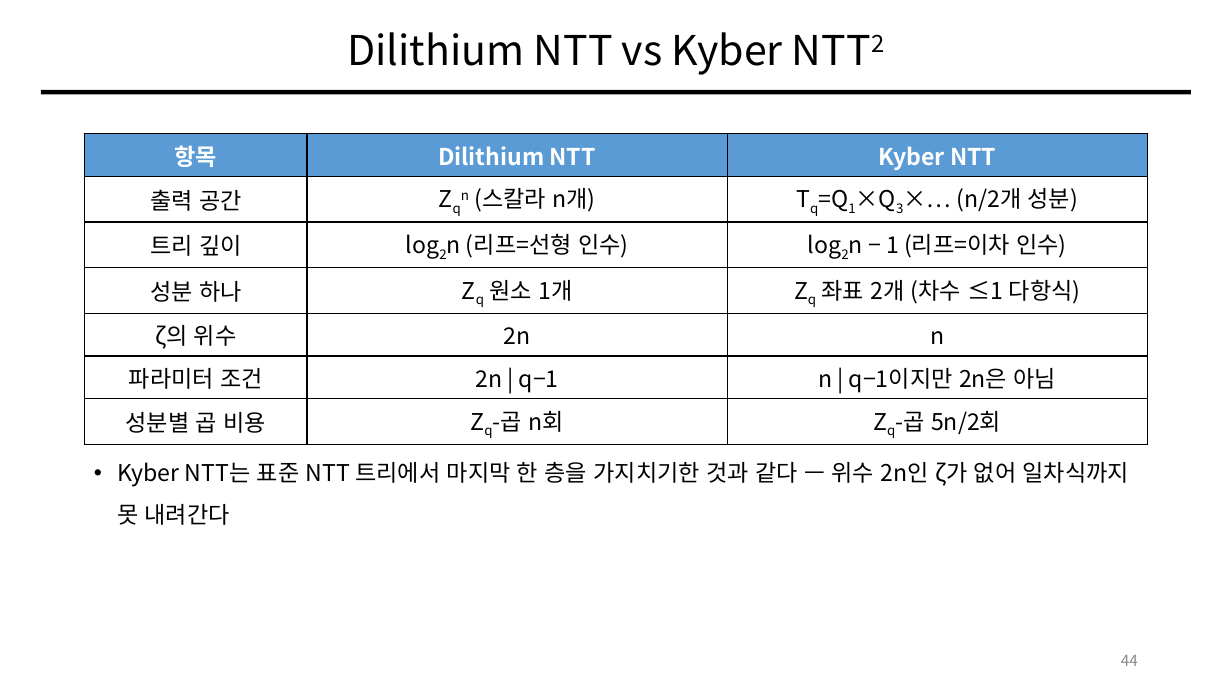
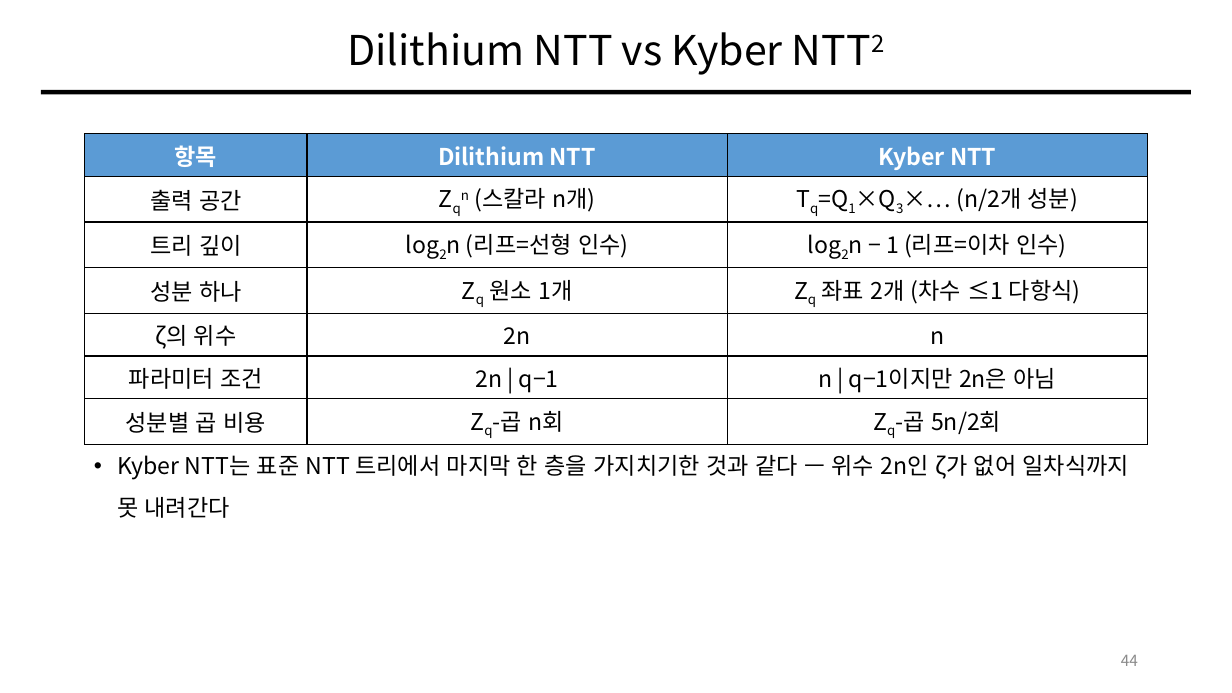
Before and after one commit to giyuubin/PQC, a slide deck: slide 44 of presentation/0828_13_Number-Theoretic-Transform.pptx. Drawn at 1232x693 pixels with LibreOffice and Linux fonts; fonts in the diff are those of the drawing. Boxes give left, top, right and bottom in pixels: in the first picture for what was removed or moved away, otherwise in the second. Text is boxed around its words. In the diff, an @@ line names an element or a change of style, - is before the commit and + after.

```diff
--- a/presentation/0828_13_Number-Theoretic-Transform.pptx
+++ b/presentation/0828_13_Number-Theoretic-Transform.pptx
@@ text "Kyber NTT는 표준 NTT 트리에서 ...": place and size @@
-text "Kyber NTT는 표준 NTT 트리에서 ..." at [117,462,1129,525]
+text "Kyber NTT는 표준 NTT 트리에서 ..." at [117,455,1129,518]
```
Also in this commit, not shown: 4 other slides changed.
